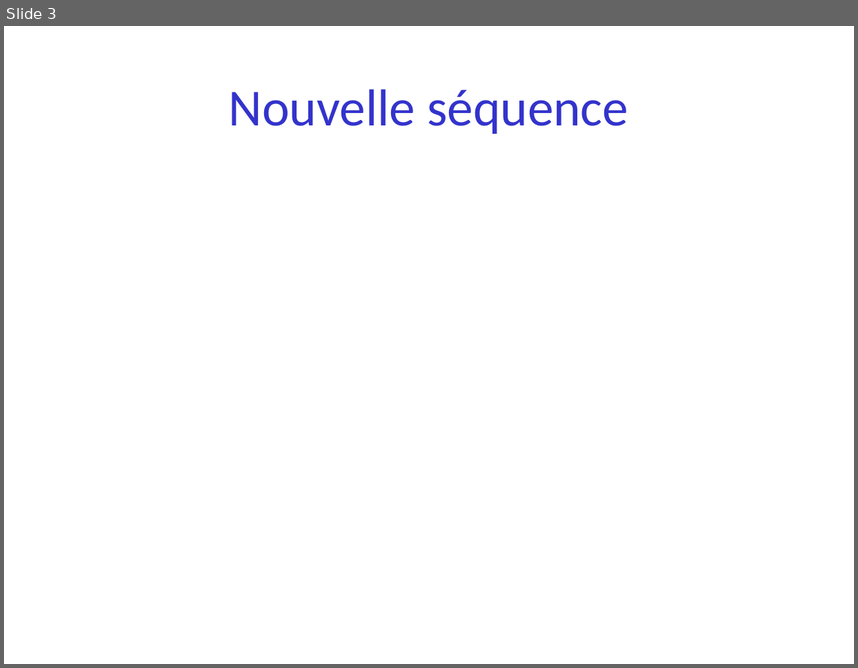
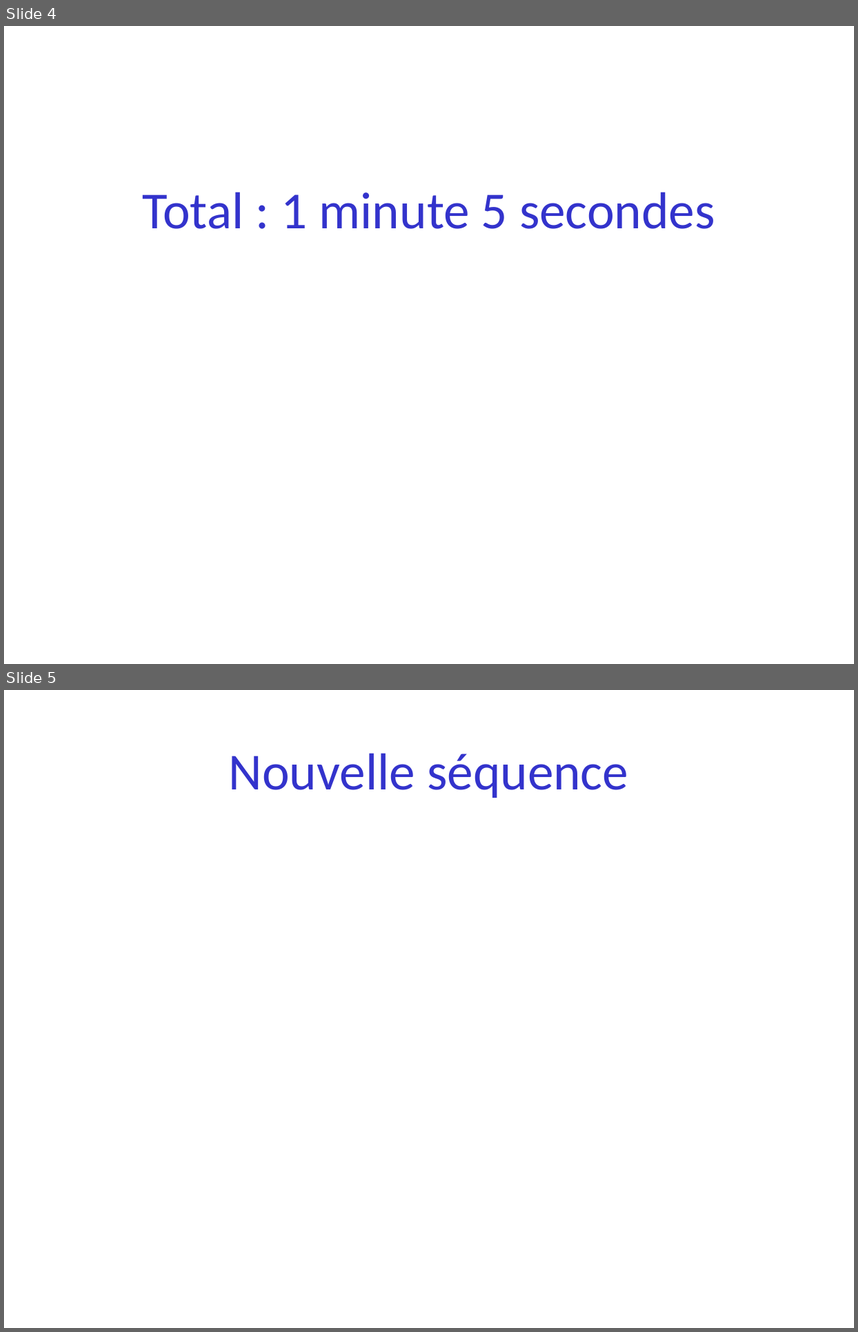
Before and after one commit to parmentelat/flotpython-archive, a slide deck: semaine2/semaine2-0.pptx. Shown one above the other, each under a label of ours: slide 3 before the commit, slides 4 and 5 after it. The pictures are 858x668 and 858x1332 pixels, drawn with LibreOffice and Linux fonts; fonts in the diff are those of the drawing. Boxes give left, top, right and bottom in pixels: in the first picture for what was removed or moved away, otherwise in the second. Text is boxed around its words. In the diff, an @@ line names an element or a change of style, - is before the commit and + after.

```diff
--- a/semaine2/semaine2-0.pptx
+++ b/semaine2/semaine2-0.pptx
@@ slide 4 added at (4,26,854,664), background #FFFFFF @@
@@ title added at (142,192,715,229), 44 pt, text #3333CC @@
+Total : 1 minute 5 secondes
@@ what was slide 3 is now slide 5 @@
```
Also in this commit, not shown: 7 slides changed, 4 other slides added, 1 slide removed, 3 other files.
